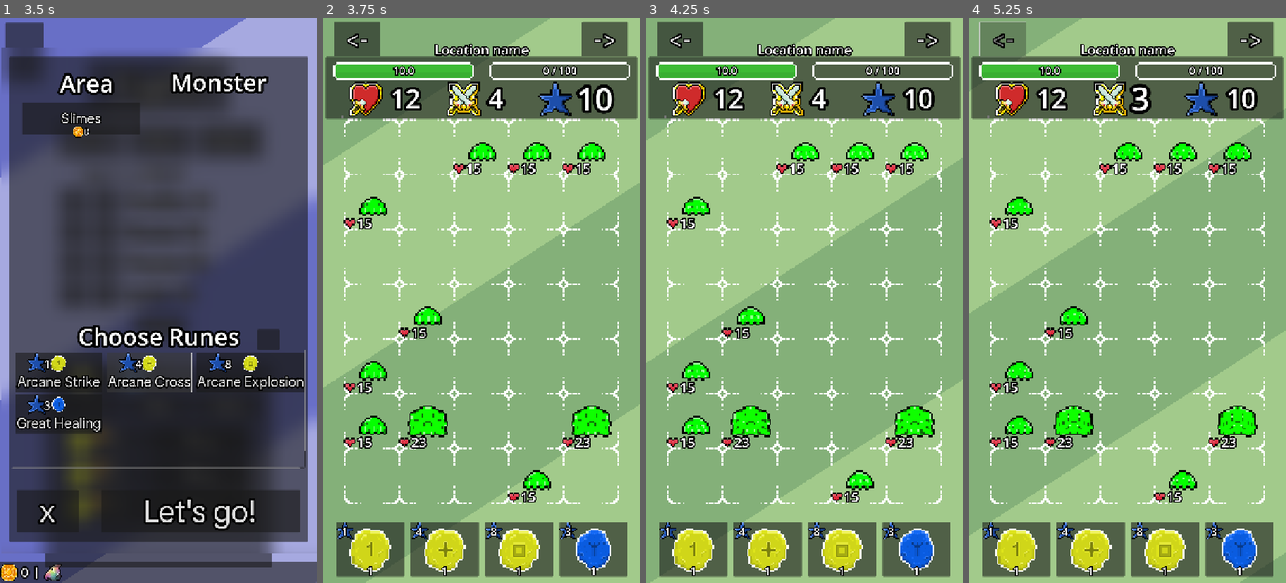
Above: before the commit, frames 1-4 (left to right).
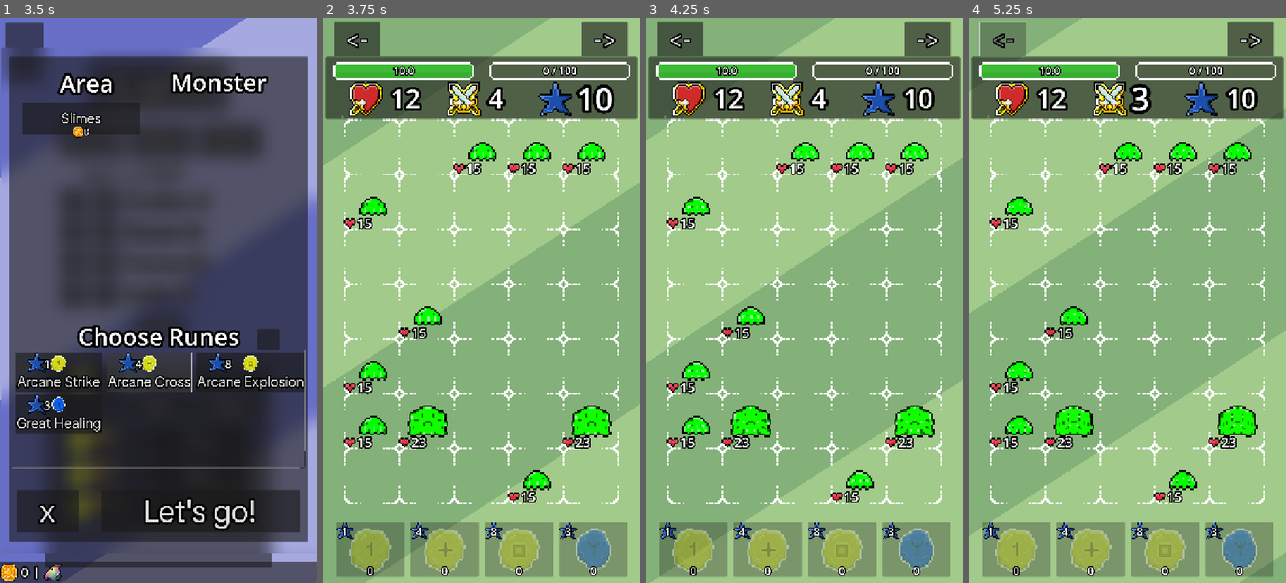
Above: after the commit, the same moments.

Repository: Nano95/project_RUNES
Game: Godot game, scene res://Scenes/Main.tscn
The game is run twice, just before and just after one commit, with the same random seed, the same clock (stepped at 60 frames per second) and the same inputs.
Inputs (mouse positions are in pixels of both pictures, inside the frame that each line leads up to):
- Up to frame 1 (3.5 s): click "Fight!" at 0.5 s; click (25, 51) at 1.25 s; click (82, 373) at 2 s; click (133, 373) at 2.75 s
- Up to frame 2 (3.75 s): click "Let's go!" at 3.5 s
- Up to frame 3 (4.25 s): no input
- Up to frame 4 (5.25 s): click (1238, 549) at 4.25 s, where only the run before the commit has a clickable "3"; click "<-" at 5 s

Frame 1 is identical in both runs. In frame 2, 8.5% of the frame differs, in the area x 4-96%, y 4-99%; in frame 3, 8.5%; in frame 4, 8.5%.
Error before the commit: Invalid type in function 'setup' in base 'Button (BattleRuneButton.gd)'. Cannot convert argument 1 from String to Object. (res://Scripts/GameUI.gd:43)
Error after the commit: Invalid access to property or key 'name' on a base object of type 'String'. (res://Scripts/GameUI.gd:44)

Commit message:
Runes are no longer finite

Diff:
--- a/Scenes/BattleRuneButton.gd
+++ b/Scenes/BattleRuneButton.gd
@@ -7,8 +7,9 @@
 	icon = rune.icon
 	$manaLbl.text = str(rune.focus_cost)
 	qty = _qty
-	%qty.text = str(Utils.numberize(qty))
+	set_rune_qty(qty)
 
 func set_rune_qty(_qty:int) -> void:
 	qty = _qty
 	%qty.text = str(Utils.numberize(qty))
+	disabled = qty <= 0
--- a/Scenes/GameUI.tscn
+++ b/Scenes/GameUI.tscn
@@ -13,12 +13,6 @@
 [ext_resource type="Texture2D" uid="uid://b18ao2eimbmku" path="res://Sprites/MANA_ICON.png" id="11_0hwcy"]
 [ext_resource type="Script" uid="uid://csqoa81ypjofv" path="res://Scripts/LootManager.gd" id="12_us4cf"]
 [ext_resource type="PackedScene" uid="uid://dakbi23goa01y" path="res://Scenes/LootEntry.tscn" id="13_qecx7"]
-
-[sub_resource type="ShaderMaterial" id="ShaderMaterial_wjrrg"]
-resource_local_to_scene = true
-shader = ExtResource("3_co6lq")
-shader_parameter/time = 4.750000002218258e-07
-shader_parameter/activate = false
 
 [sub_resource type="ShaderMaterial" id="ShaderMaterial_j41el"]
 resource_local_to_scene = true
@@ -90,18 +84,6 @@
 offset_right = 714.0
 offset_bottom = 152.0
 
-[node name="Location" parent="TopSection" instance=ExtResource("2_frnsy")]
-unique_name_in_owner = true
-material = SubResource("ShaderMaterial_wjrrg")
-layout_mode = 0
-offset_left = 1.0
-offset_top = -26.0
-offset_right = 2397.6667
-offset_bottom = 111.0
-text = "Location name"
-horizontal_alignment = 1
-vertical_alignment = 1
-
 [node name="BackBtn" type="Button" parent="TopSection"]
 layout_mode = 0
 offset_left = 25.0
--- a/Scripts/GameController.gd
+++ b/Scripts/GameController.gd
@@ -396,17 +396,19 @@
 		"expl":
 			damage_3x3(row, col)
 
-	print("main.game_data.rune_inv: ", main.game_data.rune_inv[selected_rune.name])
-	main.game_data.remove_rune_from_inv(selected_rune, 1)
+	var new_qty = main.game_data.remove_rune_from_inv(selected_rune, 1)
+	game_ui.update_rune_qty(selected_rune.name, new_qty)
 	advance_turn()
 
 
 func activate_instant_rune(pressed_rune:RuneData):
 	if (!game_is_active): return
-	if (!main.game_data.rune_inv.get(selected_rune.name)): return
+	if (!main.game_data.rune_inv.get(pressed_rune.name)): return
 	if (!focus_check(pressed_rune)): return
 
-	_apply_instant_rune("heal")
+	_apply_instant_rune("great_heal")
+	var new_qty = main.game_data.remove_rune_from_inv(pressed_rune, 1)
+	game_ui.update_rune_qty(pressed_rune.name, new_qty)
 	advance_turn()
 
 #func _apply_instant_rune(rune: RuneData):
--- a/Scripts/GameUI.gd
+++ b/Scripts/GameUI.gd
@@ -22,7 +22,7 @@
 var dmg_tween:Tween
 var focus_tween:Tween
 var turns_tween:Tween
-
+var rune_buttons:Dictionary = {}  # NEW: store buttons by rune name
 func _ready() -> void:
 	mouse_filter = Control.MOUSE_FILTER_IGNORE
 
@@ -38,20 +38,23 @@
 
 func setup_rune_buttons() -> void:
 	if !(is_instance_valid(game_controller)): return
+	rune_buttons = {}
 	for rune in main.battle_data["selected_runes"]:
 		var btn = rune_button.instantiate()
-		btn.setup(rune)
+		btn.setup(rune, main.game_data.get_rune_count(rune.name))
 		if (rune.activation == "grid"):
+			# Attack runes
 			btn.pressed.connect(game_controller.change_selected_rune.bind(rune))
 		else:
+			# Healing runes
 			btn.pressed.connect(game_controller.activate_instant_rune.bind(rune))
 
+		rune_buttons[rune.name] = btn
 		rune_btns_container.add_child(btn)
 
-	#$BottomSection/MarginContainer/ScrollContainer/HBoxContainer/RuneButton1.pressed.connect(game_controller.change_selected_rune.bind("single"))
-	#$BottomSection/MarginContainer/ScrollContainer/HBoxContainer/RuneButton2.pressed.connect(game_controller.change_selected_rune.bind("plus"))
-	#$BottomSection/MarginContainer/ScrollContainer/HBoxContainer/RuneButton3.pressed.connect(game_controller.change_selected_rune.bind("aoe3"))
-	#$BottomSection/MarginContainer/ScrollContainer/HBoxContainer/RuneButton4.pressed.connect(game_controller.activate_instant_rune)
+func update_rune_qty(rune_name: String, new_qty: int) -> void:
+	if rune_name in rune_buttons:
+		rune_buttons[rune_name].set_rune_qty(new_qty)
 
 func setup_hp(player_hp:float, player_max_hp:float) -> void:
 	hp_bar.max_value = BAR_CONST
--- a/Scripts/Resources/Monsters/Orc1.tres
+++ b/Scripts/Resources/Monsters/Orc1.tres
@@ -10,10 +10,9 @@
 exp_reward = 13
 min_gold_reward = 2
 max_gold_reward = 9
-essence_type = "physical"
+essence_type = "arcane"
 min_essence_amount = 3
 max_essence_amount = 5
-attack_speed = 4
 anim_offset_y = -11
 anim_name = "orc1"
 metadata/_custom_type_script = "uid://dljne2akmlj0u"
--- a/Scripts/Resources/SaveData.gd
+++ b/Scripts/Resources/SaveData.gd
@@ -70,7 +70,10 @@
 
 	rune_inv[rune.name] = qty
 
-func remove_rune_from_inv(rune:RuneData, qty:int) -> void:
+func remove_rune_from_inv(rune:RuneData, qty:int) -> int:
 	rune_inv[rune.name] -= qty
 	if (rune_inv[rune.name] <= 0):
 		rune_inv.erase(rune.name)
+		return 0
+
+	return rune_inv[rune.name]
Not shown: 1 places in Scenes/GameUI.tscn that only renumber resources
